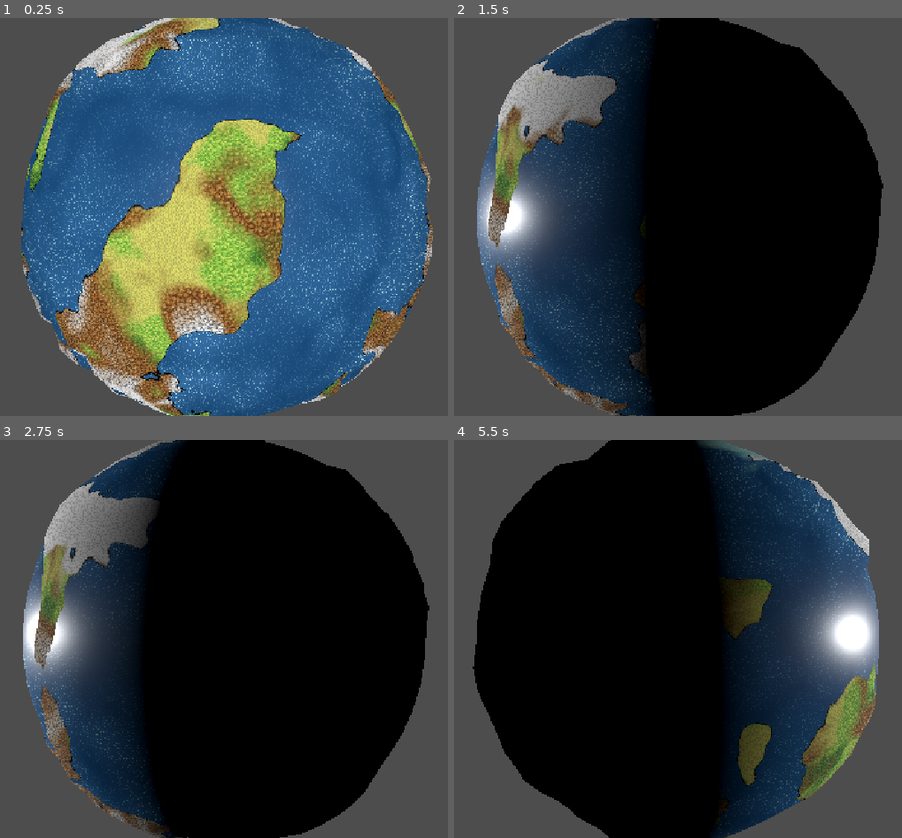
Above: before the commit, frames 1-4 (two rows, left to right).
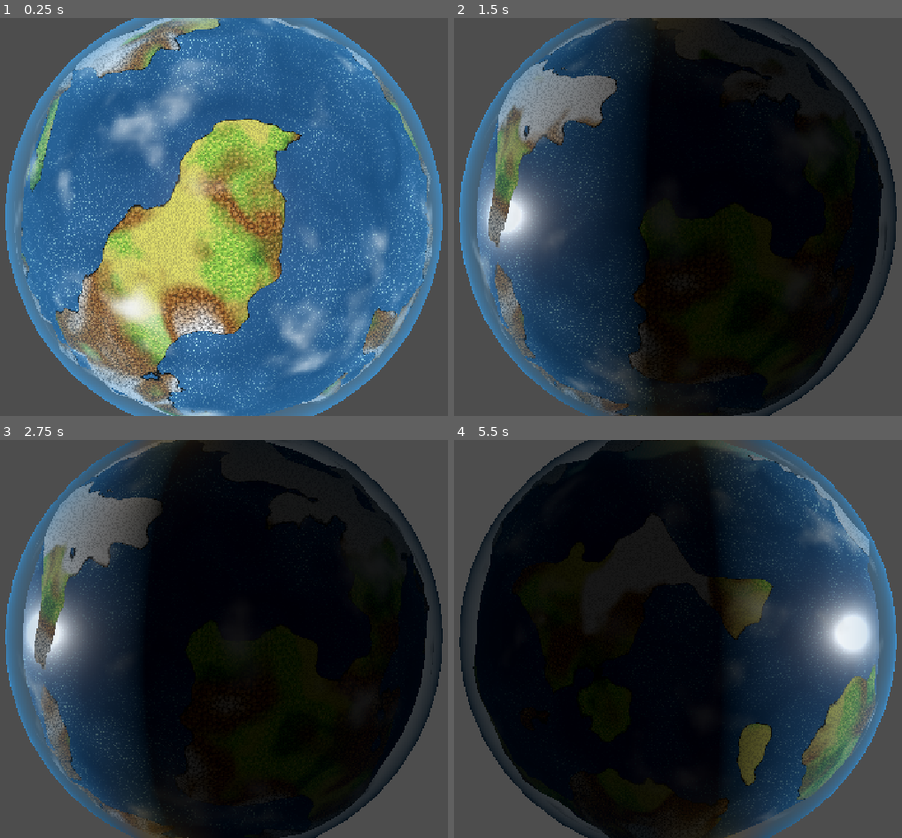
Above: after the commit, the same moments.

Repository: Steelsphere/planet-game
Game: Godot game, scene res://scenes/game.tscn
The game is run twice, just before and just after one commit, with the same random seed, the same clock (stepped at 60 frames per second) and the same inputs.
Inputs (mouse positions are in pixels of both pictures, inside the frame that each line leads up to):
- Up to frame 1 (0.25 s): no input
- Up to frame 2 (1.5 s): move the mouse to (834, 197) at 0.52 s; hold Middle mouse button (Rotate Camera) 0.53-1.28 s; move the mouse to (534, 236) at 1.27 s; tap Middle mouse button (Rotate Camera) at 1.35 s
- Up to frame 3 (2.75 s): move the mouse to (295, 551) at 2.02 s; hold Middle mouse button (Rotate Camera) from 2.03 s (still down)
- Up to frame 4 (5.5 s): move the mouse to (642, 718) at 2.77 s; release Middle mouse button (Rotate Camera) at 2.78 s; tap Middle mouse button (Rotate Camera) at 2.85, 4.35 s; move the mouse to (888, 698) at 3.52 s; hold Middle mouse button (Rotate Camera) 3.53-4.28 s; move the mouse to (467, 579) at 4.27 s; move the mouse to (713, 639) at 5.02 s; hold Middle mouse button (Rotate Camera) from 5.03 s (still down)

The runs differ from the first frame. In frame 1, 27% of the frame differs, in the area x 1-99%, y 0-100%; in frame 2, 11%; in frame 3, 9.5%; in frame 4, 10%.

Commit message:
added atmosphere and clouds

Diff:
--- /dev/null
+++ b/assets/textures/cloud_noise_3d.tres
@@ -0,0 +1,8 @@
+[gd_resource type="NoiseTexture3D" format=3 uid="uid://beuf2f0acfkjg"]
+
+[sub_resource type="FastNoiseLite" id="FastNoiseLite_ccrul"]
+frequency = 0.05
+
+[resource]
+noise = SubResource("FastNoiseLite_ccrul")
+seamless = true
--- a/scenes/game.tscn
+++ b/scenes/game.tscn
@@ -8,6 +8,9 @@
 [ext_resource type="NoiseTexture3D" uid="uid://df024ee7nig7g" path="res://assets/textures/temperature_map_3d.tres" id="4_gee14"]
 [ext_resource type="Script" uid="uid://b8pnsh2u8fwo4" path="res://scripts/planet.gd" id="6_u5sy4"]
 [ext_resource type="Script" uid="uid://dbkob1keo8qvn" path="res://scripts/camera.gd" id="8_gee14"]
+[ext_resource type="Shader" uid="uid://chaqda7th7fdv" path="res://shaders/atmosphere.gdshader" id="9_0tnpc"]
+[ext_resource type="Shader" uid="uid://c6rjku44x41rt" path="res://shaders/clouds.gdshader" id="10_kvpfn"]
+[ext_resource type="NoiseTexture3D" uid="uid://beuf2f0acfkjg" path="res://assets/textures/cloud_noise_3d.tres" id="11_dinhu"]
 
 [sub_resource type="ShaderMaterial" id="ShaderMaterial_371vi"]
 resource_local_to_scene = true
@@ -25,6 +28,29 @@
 radius = 1.0
 height = 2.0
 
+[sub_resource type="ShaderMaterial" id="ShaderMaterial_vtaks"]
+render_priority = 0
+shader = ExtResource("9_0tnpc")
+
+[sub_resource type="SphereMesh" id="SphereMesh_d28px"]
+material = SubResource("ShaderMaterial_vtaks")
+radius = 1.0
+height = 2.0
+
+[sub_resource type="ShaderMaterial" id="ShaderMaterial_0tnpc"]
+render_priority = 0
+shader = ExtResource("10_kvpfn")
+shader_parameter/noise1 = ExtResource("11_dinhu")
+
+[sub_resource type="SphereMesh" id="SphereMesh_kvuet"]
+material = SubResource("ShaderMaterial_0tnpc")
+radius = 1.0
+height = 2.0
+
+[sub_resource type="Environment" id="Environment_27j6a"]
+ambient_light_source = 2
+ambient_light_color = Color(0.09239707, 0.09239706, 0.09239706, 1)
+
 [node name="Game" type="Node3D" unique_id=69394701]
 
 [node name="Planet" type="MeshInstance3D" parent="." unique_id=2012990106]
@@ -37,7 +63,18 @@
 transform = Transform3D(-4.371139e-08, 0, 1, 0, 1, 0, -1, 0, -4.371139e-08, 1.6293421, 0, 0)
 script = ExtResource("8_gee14")
 
+[node name="Atmosphere" type="MeshInstance3D" parent="Planet" unique_id=25688613]
+transform = Transform3D(1.05, 0, 0, 0, 1.05, 0, 0, 0, 1.05, 0, 0, 0)
+mesh = SubResource("SphereMesh_d28px")
+
+[node name="Clouds" type="MeshInstance3D" parent="Planet" unique_id=758455763]
+transform = Transform3D(1.025, 0, 0, 0, 1.025, 0, 0, 0, 1.025, 0, 0, 0)
+mesh = SubResource("SphereMesh_kvuet")
+
 [node name="Sun" type="OmniLight3D" parent="." unique_id=1815280329]
 transform = Transform3D(1, 0, 0, 0, 1, 0, 0, 0, 1, 33.09709, 0, 0)
 light_energy = 35.0
 omni_range = 64.226
+
+[node name="WorldEnvironment" type="WorldEnvironment" parent="." unique_id=2003457439]
+environment = SubResource("Environment_27j6a")
--- /dev/null
+++ b/shaders/atmosphere.gdshader
@@ -0,0 +1,14 @@
+shader_type spatial;
+
+void fragment() {
+	ALBEDO = vec3(0.3, 0.7, 1.0);
+
+	float atmosphere = 1.0 - dot(NORMAL, VIEW);
+	ALPHA = pow(atmosphere, 3.0);
+}
+
+void light() {
+	float light_dot = dot(NORMAL, LIGHT);
+	float scattering = max(0.0, light_dot);
+	DIFFUSE_LIGHT = mix(vec3(1.0, 0.1, 0.0), vec3(scattering), smoothstep(0.0, 0.2, light_dot)) * smoothstep(-0.2, 0.0, light_dot);
+}
--- /dev/null
+++ b/shaders/clouds.gdshader
@@ -0,0 +1,23 @@
+shader_type spatial;
+
+uniform sampler3D noise1: repeat_enable;
+uniform sampler3D noise2;
+
+varying vec3 local_pos;
+
+mat3 rotate_y(float angle) {
+	return mat3(
+		vec3(cos(angle), 0.0, sin(angle)),
+		vec3(0.0, 1.0, 0.0),
+		vec3(-sin(angle), 0.0, cos(angle))
+	);
+}
+
+void vertex() {
+	local_pos = VERTEX * rotate_y(-TIME * 0.05);
+}
+
+void fragment() {
+	float clouds1 = texture(noise1, local_pos).r;
+	ALPHA = smoothstep(0.6, 1.0, clouds1);
+}
Not shown, added: shaders/atmosphere.gdshader.uid
Not shown, added: shaders/clouds.gdshader.uid
